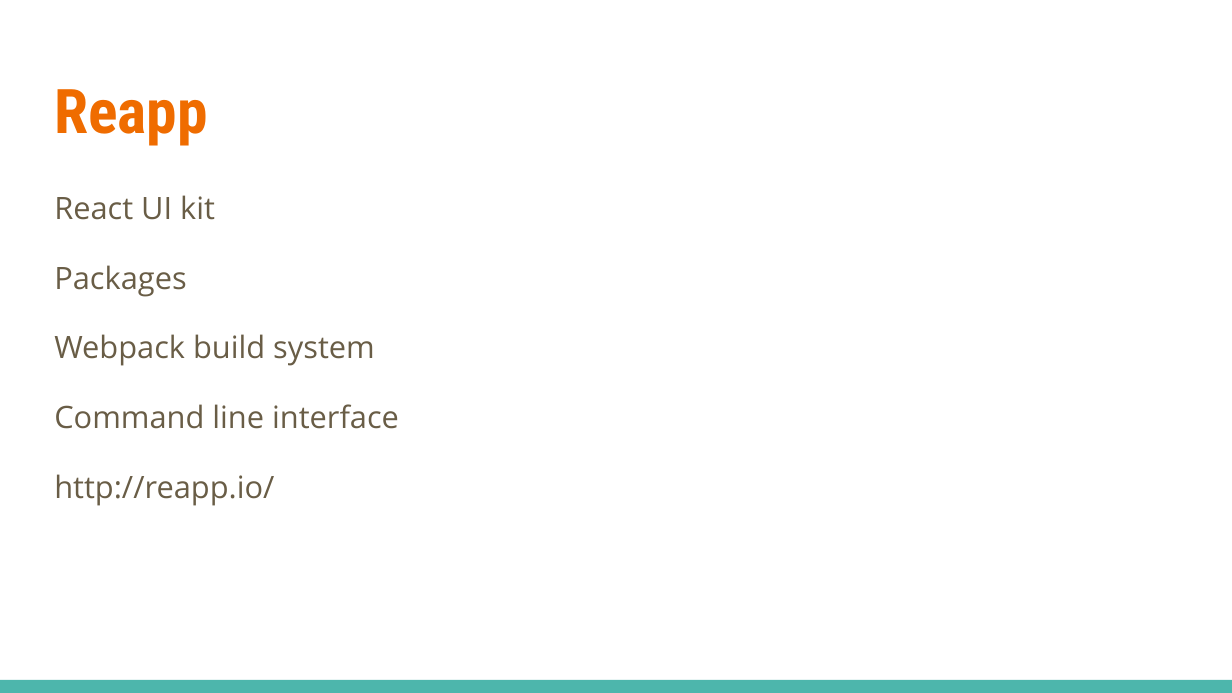
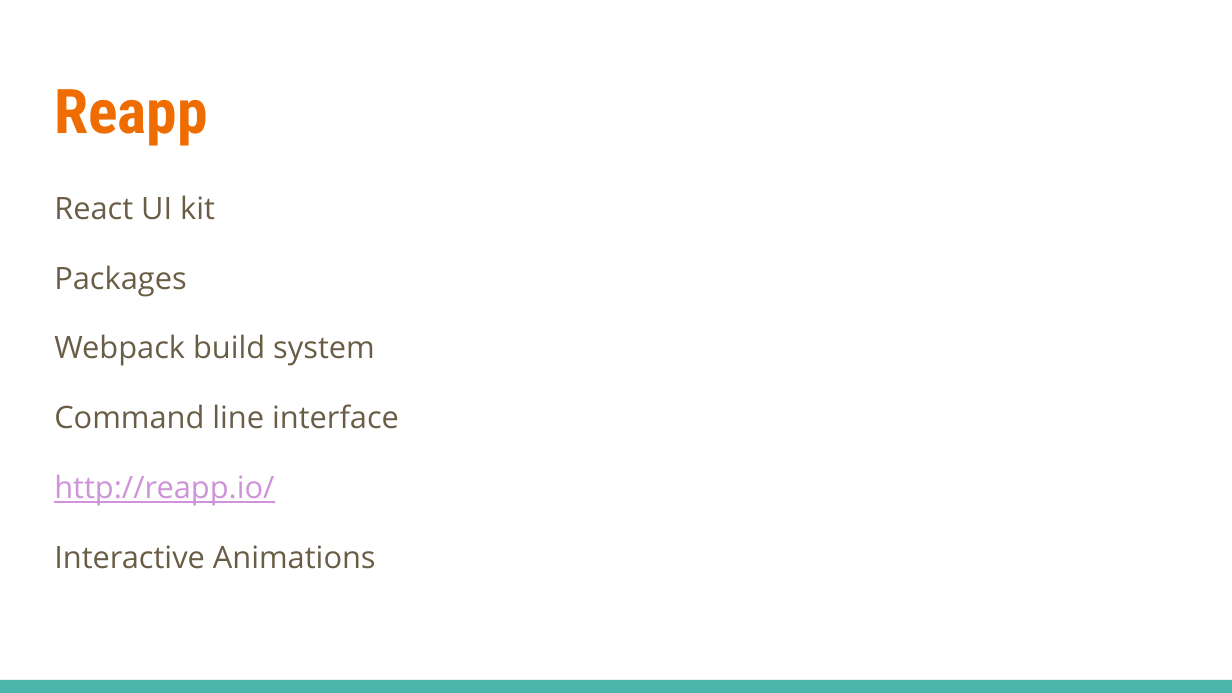
Before and after one commit to rlloyd2001/reapp-presentation, a slide deck: slide 3 of Reapp Overview.pptx. Drawn at 1232x693 pixels with LibreOffice and Linux fonts; fonts in the diff are those of the drawing. Boxes give left, top, right and bottom in pixels: in the first picture for what was removed or moved away, otherwise in the second. Text is boxed around its words. In the diff, an @@ line names an element or a change of style, - is before the commit and + after.

```diff
--- a/Reapp Overview.pptx
+++ b/Reapp Overview.pptx
@@ text at box(54, 474, 274, 506): text colour #695D46 to #CE93D8, underline on in "http://reapp.io/" @@
@@ text at box(54, 545, 376, 569): paragraph added @@
+Interactive Animations
```
Also in this commit, not shown: 3 other slides changed.
